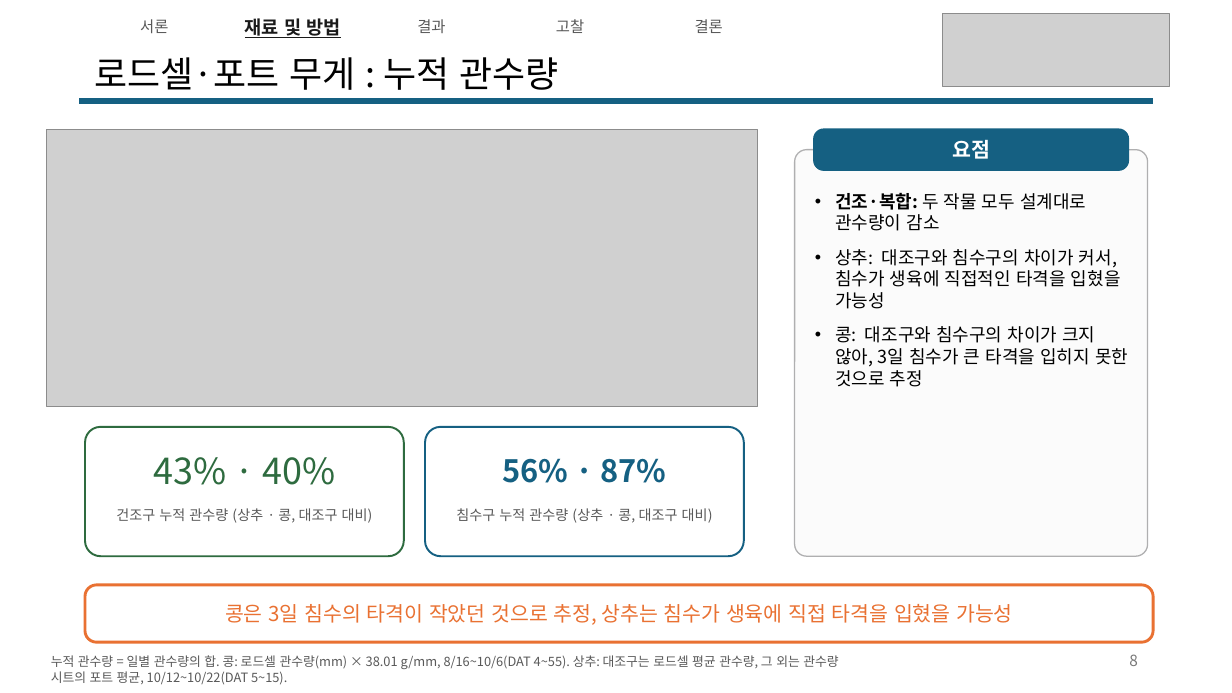
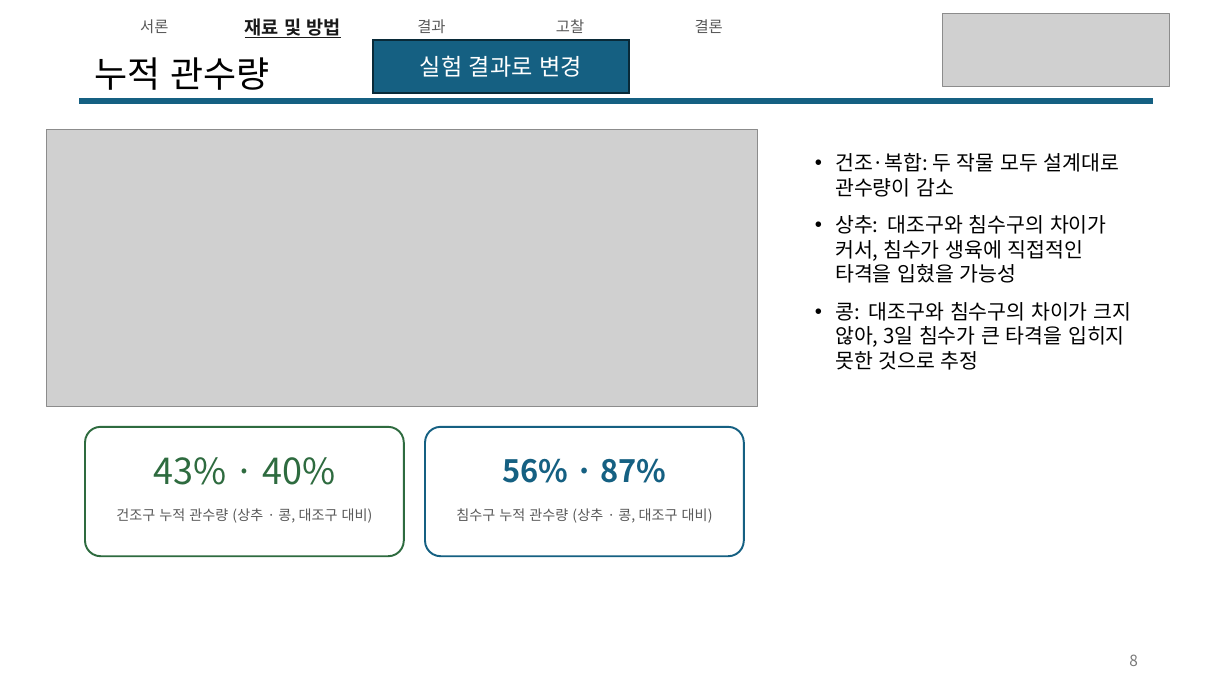
Before and after one commit to YunJM20/-, a slide deck: slide 8 of 구두발표_콩vs로메인상추_v8.pptx. Drawn at 1232x693 pixels with LibreOffice and Linux fonts; fonts in the diff are those of the drawing; grey boxes stand for pictures. Boxes give left, top, right and bottom in pixels: in the first picture for what was removed or moved away, otherwise in the second. Text is boxed around its words. In the diff, an @@ line names an element or a change of style, - is before the commit and + after.

```diff
--- a/구두발표_콩vs로메인상추_v8.pptx
+++ b/구두발표_콩vs로메인상추_v8.pptx
@@ title at bbox=[94, 57, 269, 90]: text changed @@
-로드셀·포트 무게 : 누적 관수량
+누적 관수량
@@ rectangle added at bbox=[372, 40, 628, 92], fill #156082, outline #092A39 1.5 pt, 18 pt, text #FFFFFF @@
+실험 결과로 변경
@@ text "건조·복합: 두 작물 모두 설계대로 ...": place and size @@
-text "건조·복합: 두 작물 모두 설계대로 ..." at bbox=[835, 192, 1128, 387]
+text "건조·복합: 두 작물 모두 설계대로 ..." at bbox=[835, 153, 1131, 370]
@@ text "건조·복합: 두 작물 모두 설계대로 ..." at bbox=[835, 153, 1131, 370]: size 14 to 16 pt; bold off in "건조·복합:" @@
@@ rounded rectangle removed at bbox=[813, 128, 1129, 171] @@
-요점
@@ rounded rectangle removed at bbox=[795, 150, 1148, 556] @@
@@ rounded rectangle removed at bbox=[85, 585, 1153, 642] @@
-콩은 3일 침수의 타격이 작았던 것으로 추정, 상추는 침수가 생육에 직접 타격을 입혔을 가능성
@@ text removed at bbox=[51, 655, 838, 685] @@
-누적 관수량 = 일별 관수량의 합. 콩: 로드셀 관수량(mm) × 38.01 g/mm, 8/16~10/6(DAT 4~55). 상추: 대조구는 로드셀 평균 관수량, 그 외는 관수량 시트의 포트 평균, 10/12~10/22(DAT 5~15).
```
Also in this commit, not shown: 14 other slides changed.
